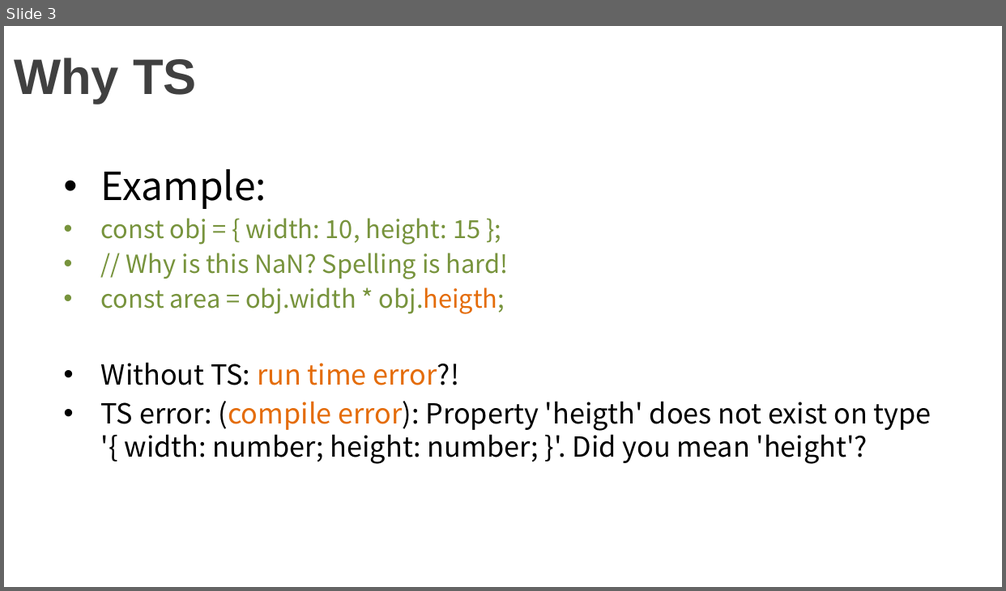
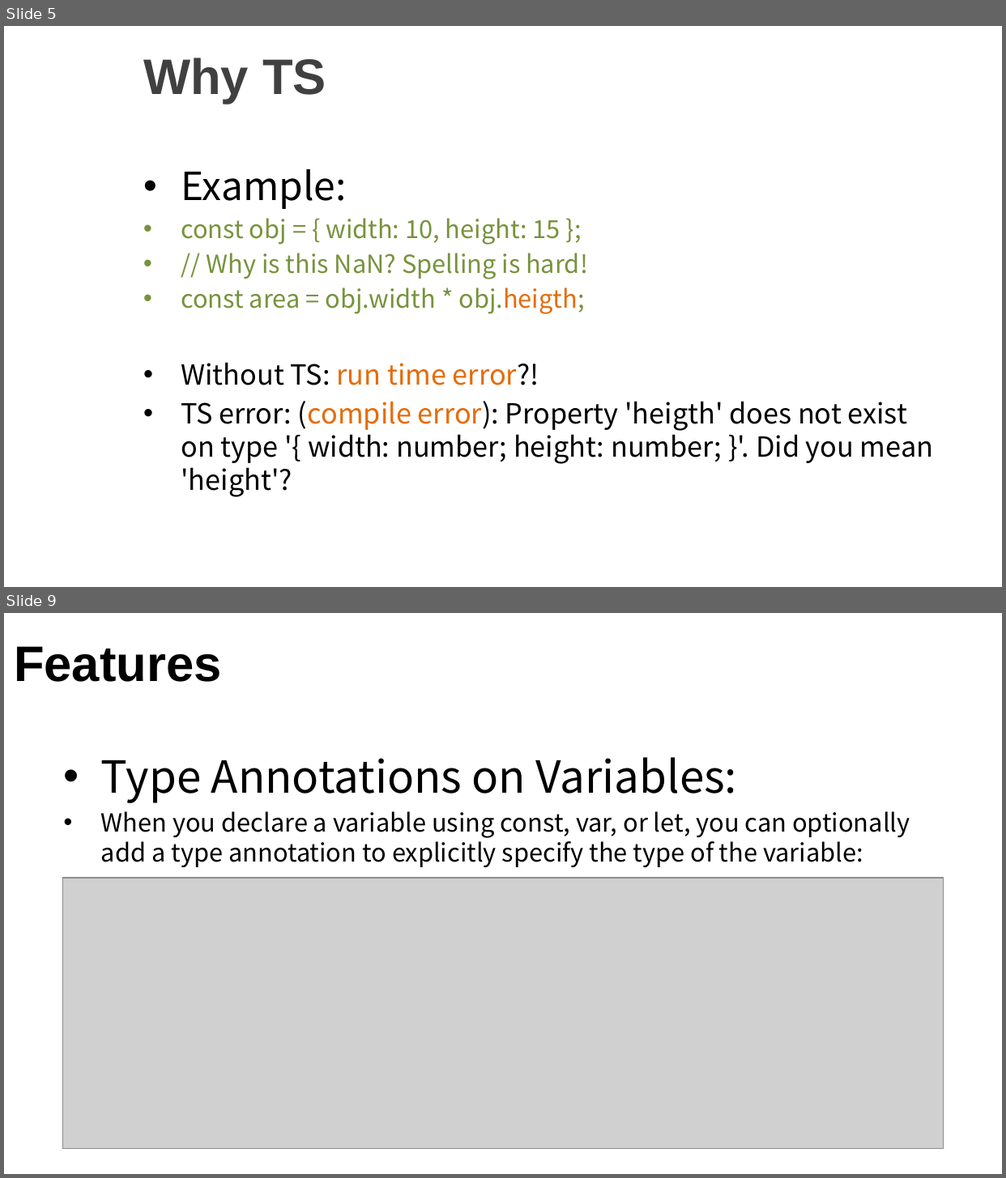
Before and after one commit to kingofday/ReactTS, a slide deck: docs/pres1.pptx. Shown one above the other, each under a label of ours: slide 3 before the commit, slides 5 and 9 after it; the slides between them are not shown. The pictures are 1006x591 and 1006x1178 pixels, drawn with LibreOffice and Linux fonts; fonts in the diff are those of the drawing; grey boxes stand for pictures; background and template pictures are left out. Boxes give left, top, right and bottom in pixels: in the first picture for what was removed or moved away, otherwise in the second. Text is boxed around its words. In the diff, an @@ line names an element or a change of style, - is before the commit and + after.

```diff
--- a/docs/pres1.pptx
+++ b/docs/pres1.pptx
@@ slide 9 added at (x1=4, y1=613, x2=1002, y2=1174), background picture (left out) @@
@@ title added at (x1=14, y1=646, x2=222, y2=682), 36 pt, text #000000, bold @@
+Features
@@ text added at (x1=101, y1=757, x2=910, y2=867), 18 pt, text #000000 @@
+• Type Annotations on Variables:
+• When you declare a variable using const, var, or let, you can optionally add a type annotation to explicitly specify the type of the variable:
@@ picture added at (x1=63, y1=879, x2=943, y2=1149) @@
@@ what was slide 3 is now slide 5 @@
@@ slide 5 changed as well @@
@@ title "Why TS" moved from (x1=14, y1=58, x2=197, y2=103) to (x1=143, y1=58, x2=326, y2=103) @@
@@ text "Example:" rewrapped from (x1=101, y1=169, x2=931, y2=464) to (x1=181, y1=169, x2=933, y2=497) @@
```
Also in this commit, not shown: 2 other slides changed, 19 other slides added, 1 slide removed.
